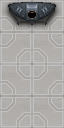
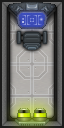
Layer changes from the first 64x128 image to the second:
added group "doodads" (1st of 2) with 8 layers above "Batteries" over [12, 6, 64, 34]
added layer "doodads1" in group "doodads" over [12, 6, 64, 34]
added group "Batteries" with 2 layers above "Blueprint" over [2, 97, 62, 128]
added layer "batteries_2" in group "Batteries" over [2, 97, 62, 128]
added group "Base" with 8 layers over [0, 0, 64, 128]
added layer "Ebene 2 Kopie" in group "Base" over [0, 0, 64, 128]
added layer "Ebene 8" (2nd of 2, in "Base") in group "Base" over [14, 113, 50, 127]
added layer "Ebene 4" in group "Base" over [17, 10, 47, 29]
moved "doodads" (2nd of 2, in "Base") into group "Base" over [0, 0, 64, 33]
added layer "Chair_006" in group "Base" over [12, 26, 52, 55]
added layer "Ebene 3" (2nd of 2, in "Base") in group "Base" over [0, 0, 64, 128]
moved "Floor" into group "Base" over [0, 0, 64, 128]
